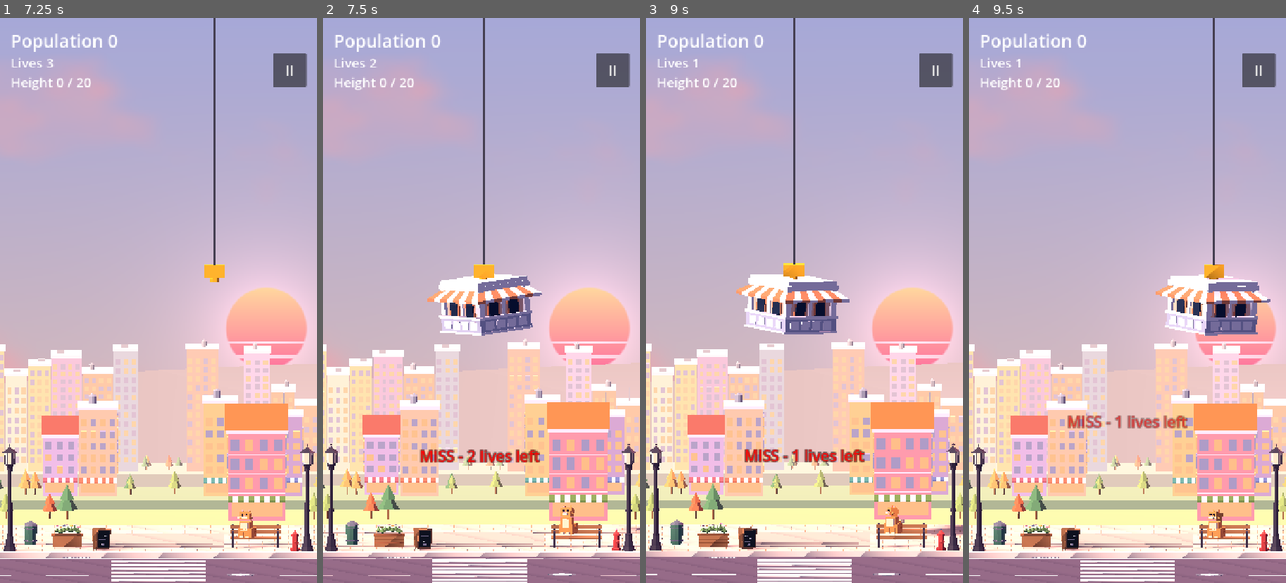
Above: before the commit, frames 1-4 (left to right).
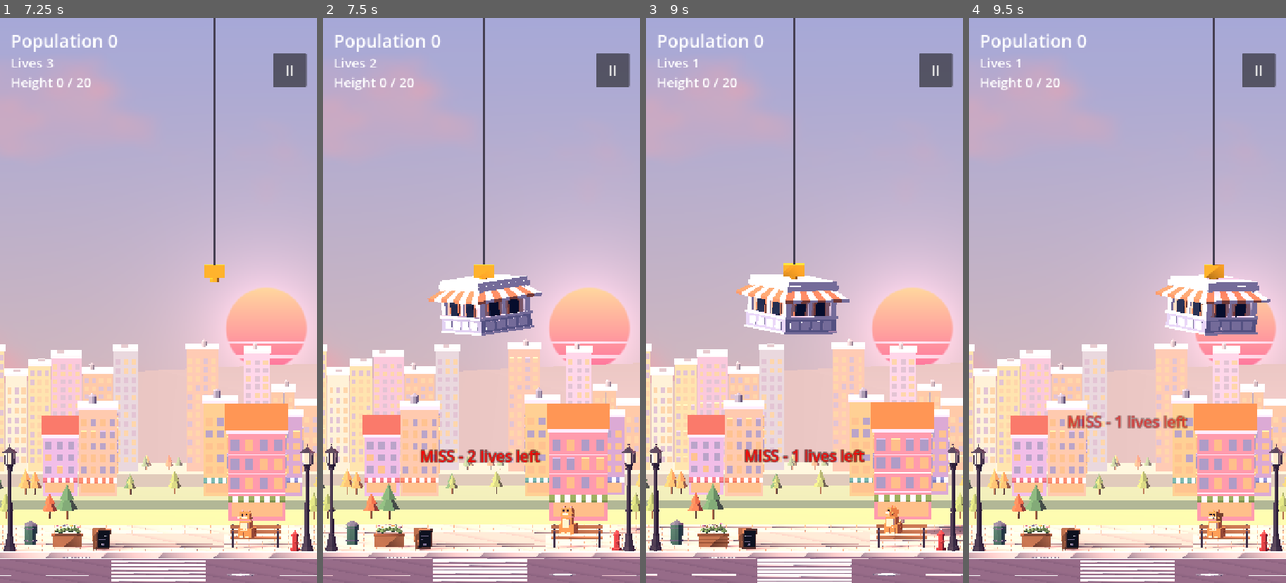
Above: after the commit, the same moments.

Repository: tahreezz3/skyline-stack
Game: Godot game, scene res://scenes/main_menu.tscn
The game is run twice, just before and just after one commit, with the same random seed, the same clock (stepped at 60 frames per second) and the same inputs.
Inputs (mouse positions are in pixels of both pictures, inside the frame that each line leads up to):
- Up to frame 1 (7.25 s): click "Play" at 0.5 s; click "Blue Tower 20 storeys · roof …" at 1.25 s; click "II" at 2 s; click "Restart" at 2.75 s; click "II" at 3.5 s; click "Restart" at 4.25 s; click "II" at 5 s; click "Restart" at 5.75 s; tap Enter at 6.5 s; move the mouse to (228, 272) at 6.52 s; click (228, 272) at 6.67 s; tap Space at 6.77 s
- Up to frame 2 (7.5 s): drag from (418, 328) to (465, 413) at 7.27 s
- Up to frame 3 (9 s): move the mouse to (836, 176) at 8.02 s; click (836, 176) at 8.17 s; drag from (788, 413) to (709, 215) at 8.77 s
- Up to frame 4 (9.5 s): no input

Frame 1 is identical in both runs. In frame 2, 2.0% of the frame differs, in the area x 0-100%, y 45-100%; in frame 3, 1.5%; in frame 4, nothing differs.

Commit message:
T-0108: keep the crane and the tower on screen as the tower grows
- camera height framed from the crane hook (just under the HUD), faster follow
- crane swing centre glides after the tower top (crane.follow_speed); camera follows sideways
- shake/kick pixel scale corrected for the zoomed view
- autoplay framing check: smoke test fails if the crane or tower top leaves the screen
  (old behaviour: 6946 violations in a 250-storey endless run; now 0)

Co-Authored-By: Claude Opus 5.5 <noreply@anthropic.com>

Diff:
--- a/game/config/tower_rules.json
+++ b/game/config/tower_rules.json
@@ -32,6 +32,7 @@
     "speed_per_block": 0.0384,
     "speed_max": 4.1,
     "gap_blocks": 5,
+    "follow_speed": 1.2,
     "gravity": 30.0
   },
   "sway": {
--- a/game/scripts/game/tower_game.gd
+++ b/game/scripts/game/tower_game.gd
@@ -20,7 +20,7 @@
 const UNIT := 160.0                     # screen pixels per world unit (one block width)
 const SCREEN := Vector2(720, 1280)
 const GROUND_PX := 1120.0               # screen y of world y=0 when the camera is at the bottom
-const VIEW_BELOW_TOP := 3.2             # world units kept visible under the stack top
+const HUD_MARGIN_PX := 170.0            # keep the crane hook below the HUD at the top of the screen
 const FOUNDATION_COLOUR := Color("#5a5a66")
 
 var rules: Dictionary
@@ -30,7 +30,10 @@
 
 var t := 0.0
 var view_y := 0.0
+var view_x := 0.0                       # camera follows the tower sideways as it drifts (T-0108)
 var crane_x := 0.0
+var crane_center := 0.0                 # the crane swings around the (smoothed) tower top
+var framing_violations := 0             # autoplay check: crane/tower left the screen
 var sway_top := 0.0
 var falling: Dictionary = {}            # {x, y, vy, missed, miss_x}
 var debris: Array[Dictionary] = []      # toppled blocks: {x, y, vx, vy, rot, vrot, delay}
@@ -172,7 +175,10 @@
 	t += delta
 	var crane: Dictionary = rules["crane"]
 	var speed := minf(float(crane["speed"]) + float(crane["speed_per_block"]) * state.height(), float(crane["speed_max"]))
-	crane_x = float(crane["amplitude"]) * sin(t * speed)
+	# The crane's swing centre glides after the tower top, so a drifting tower never walks off screen
+	# and the swing stays symmetric around it (same difficulty wherever the tower is).
+	crane_center = move_toward(crane_center, state.top_x(), float(crane["follow_speed"]) * delta)
+	crane_x = crane_center + float(crane["amplitude"]) * sin(t * speed)
 
 	var sway: Dictionary = rules["sway"]
 	var amp := clampf(state.wobble() * float(sway["scale"]), -float(sway["max"]), float(sway["max"]))
@@ -188,9 +194,12 @@
 	_emit_combo_progress()
 	_update_feedback(delta)
 
-	view_y = lerpf(view_y, maxf(0.0, _top_y() - VIEW_BELOW_TOP), minf(1.0, delta * 4.0))
+	view_y = lerpf(view_y, _desired_view_y(), minf(1.0, delta * 6.0))
+	view_x = lerpf(view_x, crane_center, minf(1.0, delta * 3.0))
 	if autoplay:
 		_autoplay_step()
+		if t > 1.5:          # let the camera settle after the scene starts
+			_check_framing()
 	if view3d:
 		view3d.sync(delta)
 	_refresh_hud()
@@ -360,6 +369,7 @@
 	hud_message.visible = true
 	if autoplay:
 		print("AUTOPLAY_SUMMARY ", JSON.stringify(summary))
+		print("AUTOPLAY_FRAMING violations=%d" % framing_violations)
 	await get_tree().create_timer(RESULTS_DELAY_S).timeout
 	SceneRouter.go("results", {"summary": summary, "record": record})
 
@@ -424,7 +434,29 @@
 
 
 func _to_screen(x: float, y: float) -> Vector2:
-	return Vector2(SCREEN.x * 0.5 + x * UNIT, GROUND_PX - (y - view_y) * UNIT + kick) + shake_offset
+	return Vector2(SCREEN.x * 0.5 + (x - view_x) * UNIT, GROUND_PX - (y - view_y) * UNIT + kick) + shake_offset
+
+
+## Camera height that keeps the crane hook just below the HUD (and so the stack top in view).
+func _desired_view_y() -> float:
+	var hook_y := _crane_y() + 0.15
+	if view3d:
+		return maxf(0.0, view3d.view_y_for_top_point(hook_y, HUD_MARGIN_PX))
+	# 2D fallback: hook at HUD_MARGIN_PX from the top of a 1280 px screen
+	return maxf(0.0, hook_y - (GROUND_PX - HUD_MARGIN_PX) / UNIT)
+
+
+## Autoplay framing check: crane hook and tower top must stay on screen.
+func _check_framing() -> void:
+	if view3d == null or round_finished:
+		return
+	var size := get_viewport().get_visible_rect().size
+	var hook: Vector2 = view3d.world_to_screen(crane_x, _crane_y() + 0.15)
+	var top: Vector2 = view3d.world_to_screen(state.top_x(), _top_y())
+	for p in [hook, top]:
+		if p.x < 0.0 or p.x > size.x or p.y < 0.0 or p.y > size.y:
+			framing_violations += 1
+			return
 
 
 func _block_rect_at(x: float, bottom_y: float) -> Rect2:
@@ -437,6 +469,7 @@
 func _autoplay_step() -> void:
 	if autoplay_seconds > 0.0 and t > autoplay_seconds and not round_finished:
 		print("AUTOPLAY_TIMEOUT height=%d population=%d" % [state.height(), state.population])
+		print("AUTOPLAY_FRAMING violations=%d" % framing_violations)
 		get_tree().quit(0)
 		return
 	if round_finished:
--- a/game/scripts/game/tower_view_3d.gd
+++ b/game/scripts/game/tower_view_3d.gd
@@ -18,7 +18,7 @@
 const CAM_DIST := 20.0             # ortho: distance doesn't change size; closer keeps the shadow range tight
 const VIEW_UNITS := 6.5            # visible world height: zoomed in so the buildings read (T-0310)
 const CENTER_ABOVE_VIEW := 2.75    # ground this far below screen centre: only the street shows below the tower
-const PX_TO_UNITS := 1.0 / 160.0
+const PX_TO_UNITS := VIEW_UNITS / 1280.0   # screen pixels -> world units at the current zoom
 const MAX_SHARDS := 256
 
 ## Sky keyframes by height, cozy lo-fi palette (T-0310): golden hour at the ground,
@@ -414,6 +414,15 @@
 
 # --- per frame ------------------------------------------------------------------
 
+## view_y (tower_game's camera height) that puts world height `y` `margin_px` below the
+## top of the screen (used to keep the crane hook under the HUD).
+func view_y_for_top_point(y: float, margin_px: float) -> float:
+	var half := VIEW_UNITS * 0.5
+	var units_per_px := VIEW_UNITS / 1280.0
+	var centre := y - (half - margin_px * units_per_px)
+	return centre - CENTER_ABOVE_VIEW
+
+
 ## Screen position (canvas pixels) of a playfield point, for 2D popups.
 func world_to_screen(x: float, y: float) -> Vector2:
 	return camera.unproject_position(Vector3(x, y, 0))
@@ -445,7 +454,7 @@
 func _update_camera(_delta: float) -> void:
 	cam_y = float(game.view_y) + CENTER_ABOVE_VIEW
 	var shake: Vector2 = game.shake_offset * PX_TO_UNITS
-	var target := Vector3(shake.x, cam_y + float(game.kick) * PX_TO_UNITS - shake.y, 0)
+	var target := Vector3(float(game.view_x) + shake.x, cam_y + float(game.kick) * PX_TO_UNITS - shake.y, 0)
 	var back := Vector3(0, sin(deg_to_rad(PITCH_DEG)), cos(deg_to_rad(PITCH_DEG))) * CAM_DIST
 	camera.position = target + back
 	# background layers: placed so their base sits on the horizon, then drift up slower than the camera
Not shown, changed: coordination/DASHBOARD.md
Not shown, changed: coordination/dashboard.html
Not shown, added: coordination/tasks/T-0108-keep-crane-and-tower-on-screen-as-the-to.md
Not shown, changed: docs/01_GDD.md
Not shown, changed: docs/03_DATA_SPEC.md
Not shown, changed: docs/08_TESTING.md
Not shown, changed: tools/check.sh
Not shown, changed: tools/validate_config.py
